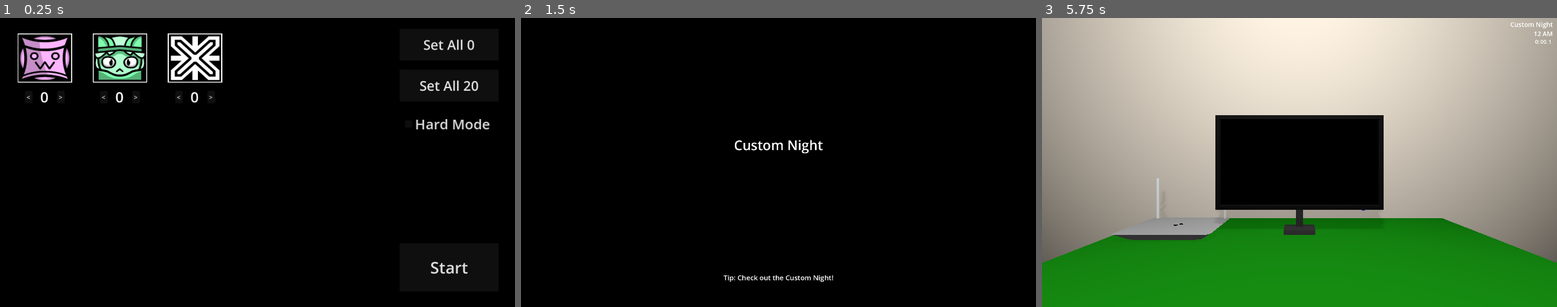
Above: before the commit, frames 1-3 (left to right).
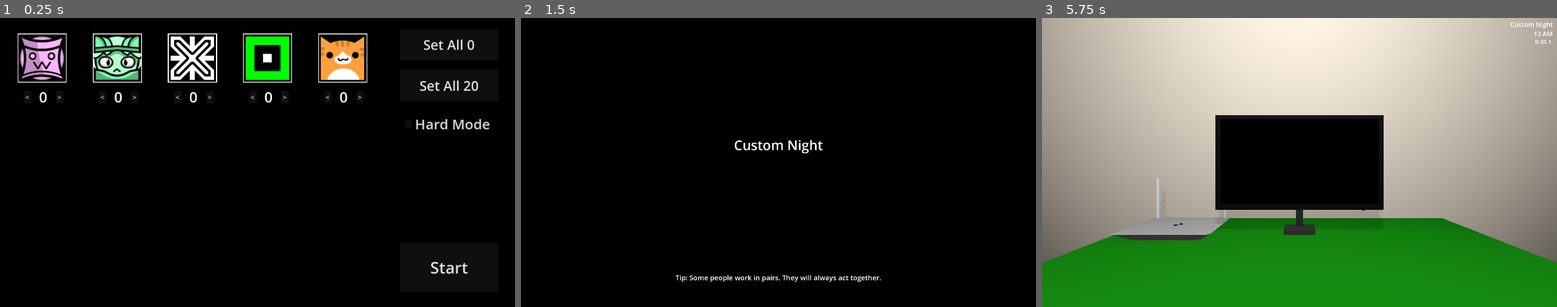
Above: after the commit, the same moments.

Repository: toniabv69/five-nights-at-gdbgc
Game: Godot game, scene res://Scenes/Menus/custom_night_menu.tscn
The game is run twice, just before and just after one commit, with the same random seed, the same clock (stepped at 60 frames per second) and the same inputs. The engine's default icon, where the game draws it, is replaced by a stand-in: a white triangle on a blue panel in a dark square. Sound files missing from this copy of the repository are replaced by a short silence.
Inputs (mouse positions are in pixels of both pictures, inside the frame that each line leads up to):
- Up to frame 1 (0.25 s): no input
- Up to frame 2 (1.5 s): click "Start" at 0.5 s; tap Enter at 1.25 s; move the mouse to (891, 148) at 1.27 s; press the mouse at (891, 148) at 1.28 s; hold D (Right) from 1.28 s (still down)
- Up to frame 3 (5.75 s): tap Space at 2, 3.5, 5 s; move the mouse to (1196, 176) at 2.02 s; release D (Right) at 2.03 s; release the mouse at (1196, 176) at 2.03 s; hold S (Back) 2.03-2.78 s; click (1196, 176) at 2.1 s; tap Enter at 2.75, 4.25 s; move the mouse to (1351, 98) at 2.77 s; press the mouse at (1351, 98) at 2.78 s; hold D (Right) 2.78-4.28 s; move the mouse to (1273, 220) at 3.52 s; release the mouse at (1273, 220) at 3.53 s; click (1273, 220) at 3.6 s; move the mouse to (1454, 205) at 4.27 s; press the mouse at (1454, 205) at 4.28 s; hold A (Left) from 4.28 s (still down); move the mouse to (1145, 119) at 5.02 s; release the mouse at (1145, 119) at 5.03 s; click (1145, 119) at 5.1 s

The runs differ from the first frame. In frame 1, 5.2% of the frame differs, in the area x 3-72%, y 5-30%; in frame 2, 0.4%; in frame 3, nothing differs.
Error before the commit: Invalid access to property or key 'Martin' on a base object of type 'Dictionary'. (res://Scripts/night.gd:28)

Commit message:
progress on toniabv69 and martin

Diff:
--- a/Scenes/Menus/cn_character_icon.tscn
+++ b/Scenes/Menus/cn_character_icon.tscn
@@ -28,16 +28,16 @@
 
 [node name="Panel" type="Panel" parent="Sizer"]
 layout_mode = 0
-offset_right = 135.0
+offset_right = 122.0
 offset_bottom = 122.0
 theme_override_styles/panel = SubResource("StyleBoxFlat_tqvl7")
 
 [node name="Label" type="Label" parent="Sizer/Panel"]
 layout_mode = 0
-offset_left = 48.0
-offset_top = 133.0
-offset_right = 86.99992
-offset_bottom = 183.00003
+offset_left = 44.666668
+offset_top = 132.66667
+offset_right = 83.666595
+offset_bottom = 182.6667
 text = "0"
 label_settings = SubResource("LabelSettings_w0jl2")
 horizontal_alignment = 1
@@ -46,23 +46,25 @@
 z_index = -1
 layout_mode = 0
 offset_top = 1.0
-offset_right = 135.0
+offset_right = 121.0
 offset_bottom = 122.0
+expand_mode = 2
+stretch_mode = 3
 
 [node name="AIDown" type="Button" parent="Sizer"]
 layout_mode = 0
-offset_left = 18.0
-offset_top = 143.0
-offset_right = 37.0
-offset_bottom = 174.0
+offset_left = 14.666666
+offset_top = 142.66667
+offset_right = 33.666664
+offset_bottom = 173.66667
 text = "<"
 
 [node name="AIUp" type="Button" parent="Sizer"]
 layout_mode = 0
-offset_left = 98.0
-offset_top = 143.0
-offset_right = 117.0
-offset_bottom = 174.0
+offset_left = 94.666664
+offset_top = 142.66667
+offset_right = 113.666664
+offset_bottom = 173.66667
 text = ">"
 
 [connection signal="button_down" from="Sizer/AIDown" to="." method="_on_ai_down_button_down"]
--- a/Scenes/Menus/custom_night_menu.tscn
+++ b/Scenes/Menus/custom_night_menu.tscn
@@ -1,10 +1,12 @@
-[gd_scene load_steps=6 format=3 uid="uid://bb5qsgv8qg1rd"]
+[gd_scene load_steps=8 format=3 uid="uid://bb5qsgv8qg1rd"]
 
 [ext_resource type="Script" uid="uid://cpko8sijrb1fx" path="res://Scripts/custom_night_menu.gd" id="1_k158q"]
 [ext_resource type="PackedScene" uid="uid://dyuwtletm3kgl" path="res://Scenes/Menus/cn_character_icon.tscn" id="2_vo62c"]
 [ext_resource type="Texture2D" uid="uid://c2bj822rdi4h7" path="res://Assets/Textures/Icons/soletki_icon.png" id="3_325s1"]
 [ext_resource type="Texture2D" uid="uid://b85vfwid4rkm6" path="res://Assets/Textures/Icons/kir1lkata_icon.png" id="3_j2ops"]
 [ext_resource type="Texture2D" uid="uid://3fmy1bv55ik8" path="res://Assets/Textures/Icons/void_icon.png" id="4_as5us"]
+[ext_resource type="Texture2D" uid="uid://b3n8uqa85rwra" path="res://Assets/Textures/Icons/martin_icon.png" id="6_t8l8j"]
+[ext_resource type="Texture2D" uid="uid://di4utjoqyph71" path="res://Assets/Textures/Icons/toniabv69_icon.png" id="7_4bekb"]
 
 [node name="CustomNightMenu" type="Node2D"]
 script = ExtResource("1_k158q")
@@ -45,6 +47,14 @@
 layout_mode = 2
 sprite = ExtResource("4_as5us")
 
+[node name="Martin" parent="Characters/GridContainer" instance=ExtResource("2_vo62c")]
+layout_mode = 2
+sprite = ExtResource("6_t8l8j")
+
+[node name="Toniabv69" parent="Characters/GridContainer" instance=ExtResource("2_vo62c")]
+layout_mode = 2
+sprite = ExtResource("7_4bekb")
+
 [node name="SetAll20Button" type="Button" parent="."]
 offset_left = 1490.0
 offset_top = 193.0
--- a/Scenes/UI/discord_ui.tscn
+++ b/Scenes/UI/discord_ui.tscn
@@ -10,7 +10,7 @@
 
 [sub_resource type="SphereMesh" id="SphereMesh_2txpk"]
 
-[node name="DiscordUi" type="CanvasLayer"]
+[node name="DiscordUI" type="CanvasLayer"]
 visible = false
 script = ExtResource("1_oc8fv")
 
--- a/Scenes/UI/monitor_ui.tscn
+++ b/Scenes/UI/monitor_ui.tscn
@@ -30,7 +30,7 @@
 position = Vector2(960, 540)
 texture = ExtResource("3_aij4v")
 
-[node name="DiscordUi" parent="." instance=ExtResource("4_t2yi8")]
+[node name="DiscordUI" parent="." instance=ExtResource("4_t2yi8")]
 
 [node name="TimeLabel" type="Label" parent="."]
 offset_left = 852.0
--- a/Scenes/night.tscn
+++ b/Scenes/night.tscn
@@ -134,8 +134,11 @@
 metadata/_custom_type_script = "uid://dfdhmjn8yonjp"
 
 [node name="AskTimer" type="Timer" parent="Animatronics/Martin"]
+wait_time = 15.0
 
 [node name="AttackTimer" type="Timer" parent="Animatronics/Martin"]
+wait_time = 25.0
+one_shot = true
 
 [node name="Toniabv69" type="Node" parent="Animatronics"]
 script = ExtResource("21_e4seg")
@@ -153,3 +156,4 @@
 [connection signal="finished" from="Animatronics/Kir1lkata/Kir1lkataRunning" to="Animatronics/Kir1lkata" method="_on_kir_1_lkata_running_finished"]
 [connection signal="finished" from="Animatronics/Kir1lkata/Kir1lkataRage" to="Animatronics/Kir1lkata" method="_on_kir_1_lkata_rage_finished"]
 [connection signal="timeout" from="Animatronics/Soletki/AttackTimer" to="Animatronics/Soletki" method="_on_attack_timer_timeout"]
+[connection signal="timeout" from="Animatronics/Martin/AskTimer" to="Animatronics/Martin" method="_on_ask_timer_timeout"]
--- a/Scripts/Animatronics/martin.gd
+++ b/Scripts/Animatronics/martin.gd
@@ -1 +1,26 @@
 extends Animatronic
+
+var profile_picture = preload("res://Assets/Textures/ProfilePictures/martin_profile_picture.png")
+
+func apply_message_sent_effect(message):
+	if not $AttackTimer.is_stopped():
+		if message.get_message_text() != CurrentNightData.current_limbo_pattern["correct_key"]:
+			jumpscare()
+		else:
+			$AskTimer.start()
+
+func _ready():
+	if(CurrentNightData.hard_mode):
+		$AskTimer.wait_time = 0
+
+func _on_ask_timer_timeout() -> void:
+	if randi_range(1, 30) < ai_value:
+		send_message()
+
+func send_message():
+	var text_to_send = LimboSpreadsheet.set_random_pattern()
+	get_node("../../Camera/MonitorUI/DiscordUI/DirectMessages/Messages/Martin").\
+	receive_message("Martin", Utils.transform_current_time_to_timestamp(),\
+	text_to_send, profile_picture)
+	$AttackTimer.start()
+	$AskTimer.stop()
--- a/Scripts/Globals/current_night_data.gd
+++ b/Scripts/Globals/current_night_data.gd
@@ -9,5 +9,6 @@
 var time_elapsed: float = 0
 var username = "name"
 var profile_picture = load("res://icon.svg")
+var current_limbo_pattern = {}
 
 var clipboard_text: String = ""
--- /dev/null
+++ b/Scripts/Globals/limbo_spreadsheet.gd
@@ -0,0 +1,155 @@
+extends Node
+
+var patterns: Dictionary = {
+  "TL": {
+	"D, R, U, v/v": "Yellow",
+	"R, v/v, U, ^/^": "Mint",
+	"R, v/v, U, BR": "Yellow",
+	"R, D, D, D": "Pink",
+	"R, v/v, U, v\\v": "Red",
+	"D, R, U, L": "Yellow",
+	"D, v\\v, D, L": "Yellow",
+	"R, D, U, D": "Blue",
+	"R, L, D, v\\v": "Pink",
+	"O, R, D, v/v": "Purple",
+	"D, ^/^, L, R": "Red",
+	"R, L, D, D": "Purple",
+	"R, v/v, D, R": "Red",
+	"R, BL, U, ^/^": "Mint",
+	"R, L, D, R": "Pink",
+	"D, D, v\\v, U": "Red"
+  },
+
+  "TR": {
+	"D, U, L, R": "Red",
+	"D, U, L, R, L": "Red",
+	"D, v/v, U, U": "Mint",
+	"D, L, U, D": "Purple",
+	"D, v/v, ^/^, ^\\^": "Yellow",
+	"L, D, R, U": "Red",
+	"L, R, v/v, U": "Pink",
+	"D, ^\\^, D, v\\v": "Yellow",
+	"L, D, D, v\\v": "Lime",
+	"v/v, U, R, L": "Red",
+	"L, v\\v, v/v, ^/^": "Pink",
+	"D, U, L, D": "Blue",
+	"D, ^\\^, D, U": "Lime",
+	"D, U, D, U": "Purple",
+	"L, D, v\\v, U": "Purple"
+  },
+
+  "M TL": {
+	"D, D, R, L, U": "Purple",
+	"v\\v, U, U, v/v": "Lime",
+	"U, R, D, U": "Lime",
+	"v\\v, D, L, TR": "Yellow",
+	"U, O, R, v/v": "Cyan",
+	"D, R, L, D": "Purple",
+	"^/^, D, v/v, R": "Cyan",
+	"U, R, L, R": "Cyan",
+	"R, U, L, R": "Purple",
+	"^/^, D, L, ^/^": "Blue",
+	"R, ^\\^, D, U": "Purple",
+	"v\\v, U, U, L": "Red",
+	"U, v\\v, D, D": "Cyan",
+	"U, D, D, D": "Red",
+	"D, D, O, R": "Blue"
+  },
+
+  "M TR": {
+	"D, L, D, ^/^": "Blue",
+	"^\\^, BR, L, ^/^": "Yellow",
+	"L, U, R, BL": "Cyan",
+	"^\\^, R, D, D": "Blue",
+	"L, ^/^, v/v, ^/^": "Lime",
+	"U, L, D, R": "Lime",
+	"v/v, v\\v, L, U": "Mint",
+	"D, ^\\^, R, ^\\^": "Red",
+	"L, R, U, D": "Mint",
+	"v/v, D, U, ^/^": "Cyan",
+	"U, v/v, ^/^, v/v": "Yellow",
+	"^\\^, D, R, U": "Mint",
+	"L, ^/^, D, L": "Yellow",
+	"L, D, D, R": "Yellow",
+	"U, D, ^\\^, D": "Mint"
+  },
+
+  "M BL": {
+	"D, R, U, D": "Pink",
+	"v\\v, U, D, L": "Blue",
+	"R, D, L, U": "Red",
+	"v\\v, L, U, D": "Lime",
+	"D, ^/^, D, ^\\^": "Purple",
+	"D, U, D, R": "Mint",
+	"^/^, ^\\^, R, D": "Red",
+	"U, v\\v, L, v\\v": "Purple",
+	"R, D, U, ^\\^": "Cyan",
+	"^/^, L, U, D": "Mint",
+	"R, v/v, ^/^, D": "Mint",
+	"v\\v, U, D, U": "Cyan",
+	"D, ^/^, D, L": "Blue",
+	"D, R, TL, D": "Mint",
+	"D, TR, D, U": "Yellow"
+  },
+
+  "M BR": {
+	"D, U, L, ^/^": "Cyan",
+	"^\\^, U, D, U": "Pink",
+	"D, L, U, U": "Blue",
+	"^\\^, U, R, D": "Mint",
+	"L, ^/^, v/v, v\\v": "Mint",
+	"U, U, L, D": "Cyan",
+	"v/v, O, ^/^, D": "Lime",
+	"D, L, R, ^\\^": "Mint",
+	"L, R, U, ^\\^": "Blue",
+	"D, U, D, O": "Yellow",
+	"D, ^\\^, ^/^, v/v": "Blue",
+	"^\\^, D, R, U": "Yellow",
+	"L, v\\v, TL, R": "Mint",
+	"L, D, TR, L": "Cyan",
+	"U, D, ^\\^, D": "Cyan"
+  },
+
+  "BL": {
+	"TR, L, D, U": "Lime",
+	"O, U, R, D": "Purple",
+	"U, ^/^, D, U": "Pink",
+	"U, R, D, TL": "Red",
+	"R, L, ^/^, v/v": "Pink",
+	"R, L, R, U": "Pink",
+	"^/^, ^\\^, U, R": "Blue",
+	"U, v\\v, U, ^\\^": "Pink",
+	"R, L, R, ^\\^": "Yellow",
+	"^/^, L, R, v/v": "Lime",
+	"U, v\\v, O, L": "Cyan",
+	"U, D, U, D": "Pink",
+	"R, ^\\^, D, U": "Pink",
+	"R, U, D, U": "Blue",
+	"R, TL, R, L": "Pink"
+  },
+
+  "BR": {
+	"TL, D, R, v/v": "Mint",
+	"^\\^, U, R, v/v": "Cyan",
+	"L, ^/^, D, U": "Purple",
+	"L, U, U, D": "Cyan",
+	"U, D, L, ^/^": "Blue",
+	"U, D, U, L": "Blue",
+	"O, ^\\^, ^/^, L": "Purple",
+	"L, U, D, O, R": "Lime",
+	"L, U, D, O, ^/^": "Red",
+	"L, R, L, ^/^": "Pink",
+	"L, ^/^, v/v, ^/^": "Lime",
+	"L, R, L, R": "Lime",
+	"U, v/v, TR, D": "Purple",
+	"U, U, D, L": "Lime",
+	"U, D, ^\\^, D": "Lime"
+  }
+}
+
+func set_random_pattern():
+	var random_location = patterns[patterns.keys().pick_random()]
+	var random_pattern = random_location.keys().pick_random()
+	var random_correct_key = random_location[random_pattern]
+	CurrentNightData.current_limbo_pattern = {"pattern": random_pattern, "correct_key": random_correct_key}
+	return CurrentNightData.current_limbo_pattern
--- a/Scripts/Globals/tips.gd
+++ b/Scripts/Globals/tips.gd
@@ -7,6 +7,5 @@
 	"Tip: Some people work in pairs. They will always act together.",
 	"limbo never",
 	"chin",
-	"Tip: Check out the Custom Night!",
 	"\"martin me podpali\" - kir1lkata"
 ]
--- a/Scripts/UI/message.gd
+++ b/Scripts/UI/message.gd
@@ -14,6 +14,9 @@
 func set_profile_picture(profile_picture: Texture):
 	$MeshInstance2D/Image.texture = profile_picture
 
+func get_message_text():
+	return $MessageLabel.text
+
 func _on_button_pressed() -> void:
 	DisplayServer.clipboard_set($MessageLabel.text)
 
--- a/Scripts/UI/monitor_ui.gd
+++ b/Scripts/UI/monitor_ui.gd
@@ -3,14 +3,14 @@
 func on_open():
 	if get_node("../..").current_internet <= 0:
 		$InternetSymbol.visible = true
-		$DiscordUi.visible = false
+		$DiscordUI.visible = false
 	else:
 		$InternetSymbol.visible = false
-		$DiscordUi.visible = true
+		$DiscordUI.visible = true
 
 func _on_power_button_button_down() -> void:
 	get_node("../..").close_monitor()
-	$DiscordUi.visible = false
+	$DiscordUI.visible = false
 
 func _physics_process(_delta) -> void:
 	$TimeLabel.text = Utils.transform_current_time_to_timestamp()
--- a/Scripts/night.gd
+++ b/Scripts/night.gd
@@ -27,7 +27,7 @@
 	for child in $Animatronics.get_children():
 		child.ai_value = CurrentNightData.ais[child.name]
 
-		for user_child in $Camera/MonitorUI/DiscordUi/DirectMessages/ScrollContainer/VBoxContainer.get_children():
+		for user_child in $Camera/MonitorUI/DiscordUI/DirectMessages/ScrollContainer/VBoxContainer.get_children():
 			if child.name == user_child.name:
 				user_child.animatronic = child
 
--- a/project.godot
+++ b/project.godot
@@ -20,6 +20,7 @@
 CurrentNightData="*res://Scripts/Globals/current_night_data.gd"
 Tips="*res://Scripts/Globals/tips.gd"
 Utils="*res://Scripts/Globals/utils.gd"
+LimboSpreadsheet="*res://Scripts/Globals/limbo_spreadsheet.gd"
 
 [display]
 
Binary file added: Assets/Textures/Icons/martin_icon.png
Not shown, added: Assets/Textures/Icons/martin_icon.png.import
Binary file added: Assets/Textures/Icons/toniabv69_icon.png
Not shown, added: Assets/Textures/Icons/toniabv69_icon.png.import
Not shown, added: Scripts/Globals/limbo_spreadsheet.gd.uid
